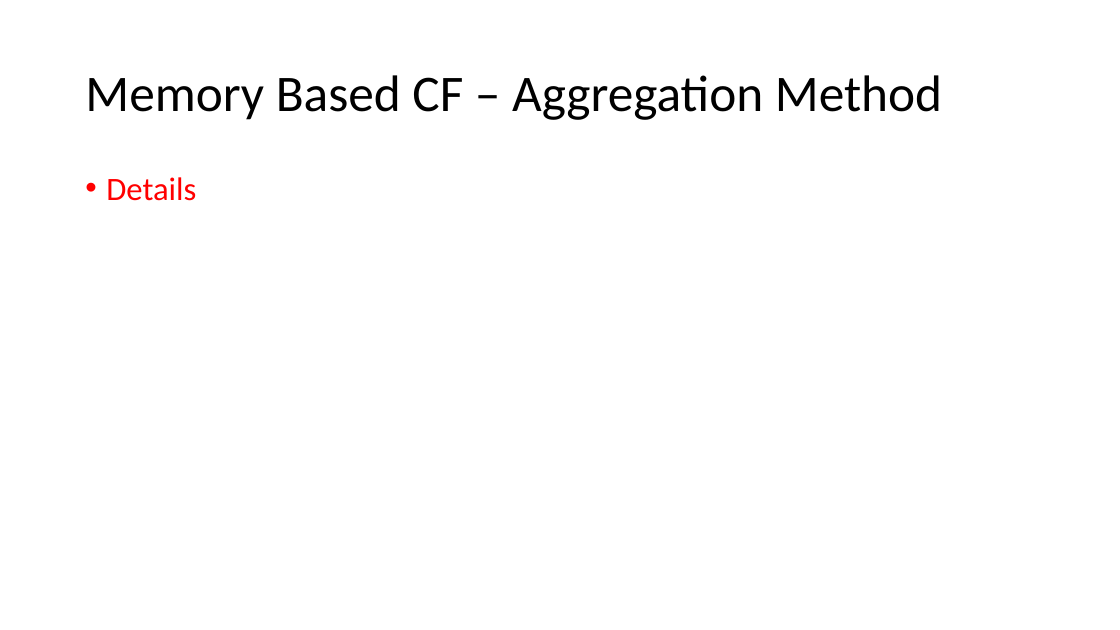
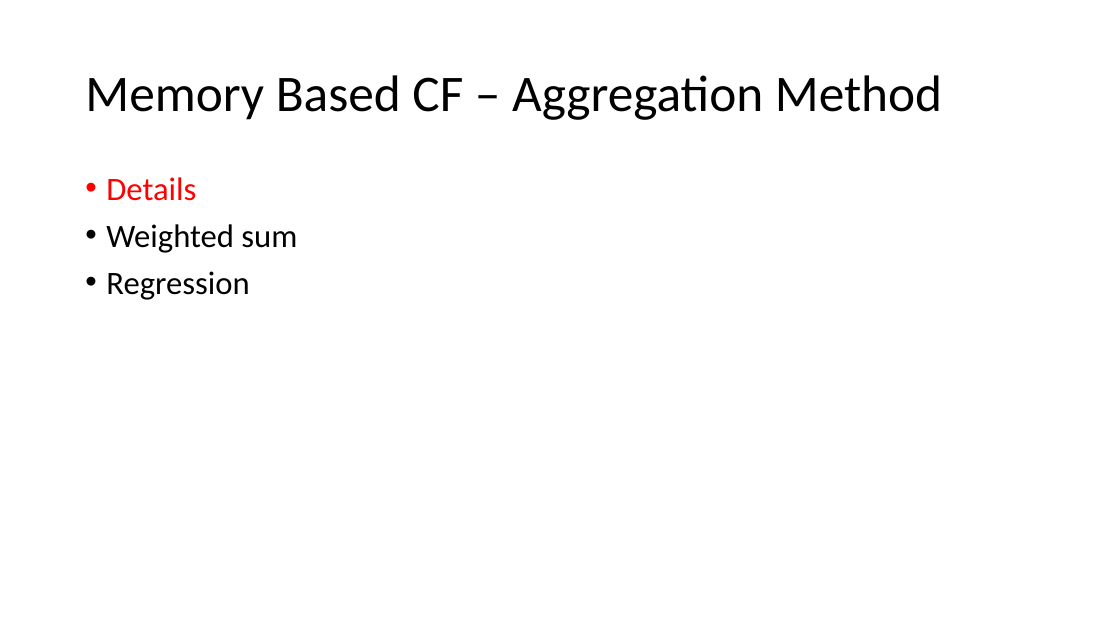
Before and after one commit to DibyamAgrawal/RS-ppt, a slide deck: slide 9 of summer_Basics of RS.pptx. Drawn at 1120x630 pixels with LibreOffice and Linux fonts; fonts in the diff are those of the drawing. Boxes give left, top, right and bottom in pixels: in the first picture for what was removed or moved away, otherwise in the second. Text is boxed around its words. In the diff, an @@ line names an element or a change of style, - is before the commit and + after.

```diff
--- a/summer_Basics of RS.pptx
+++ b/summer_Basics of RS.pptx
@@ text at <box>106,224,297,300</box>: paragraphs added @@
+• Weighted sum
+• Regression
```
Also in this commit, not shown: 6 other slides changed, 2 slides added, 1 slide removed, 10 other files.
